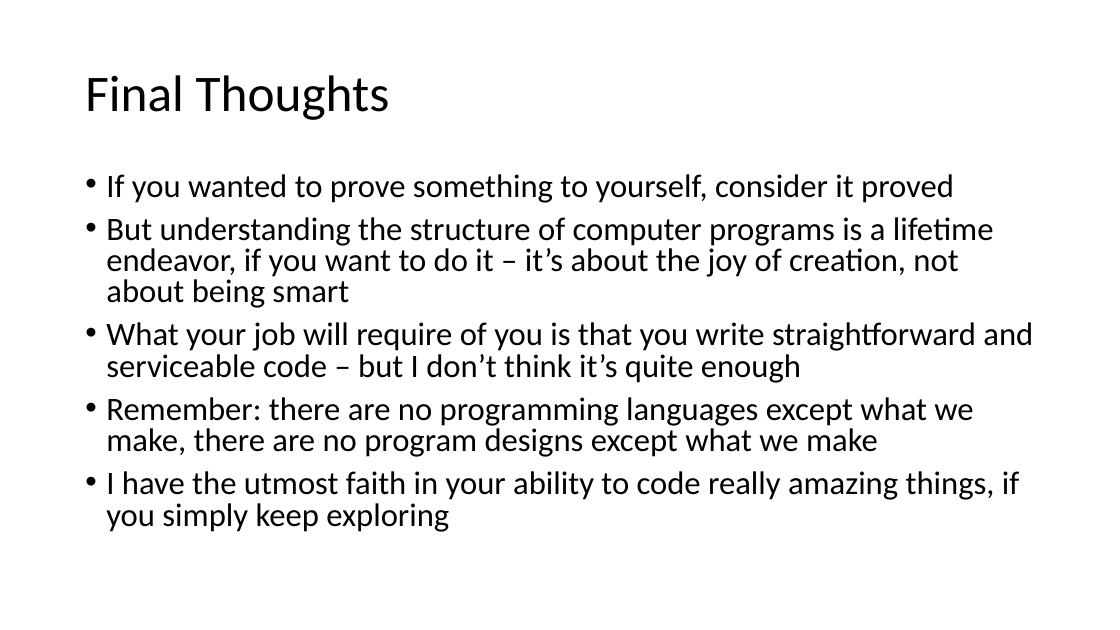
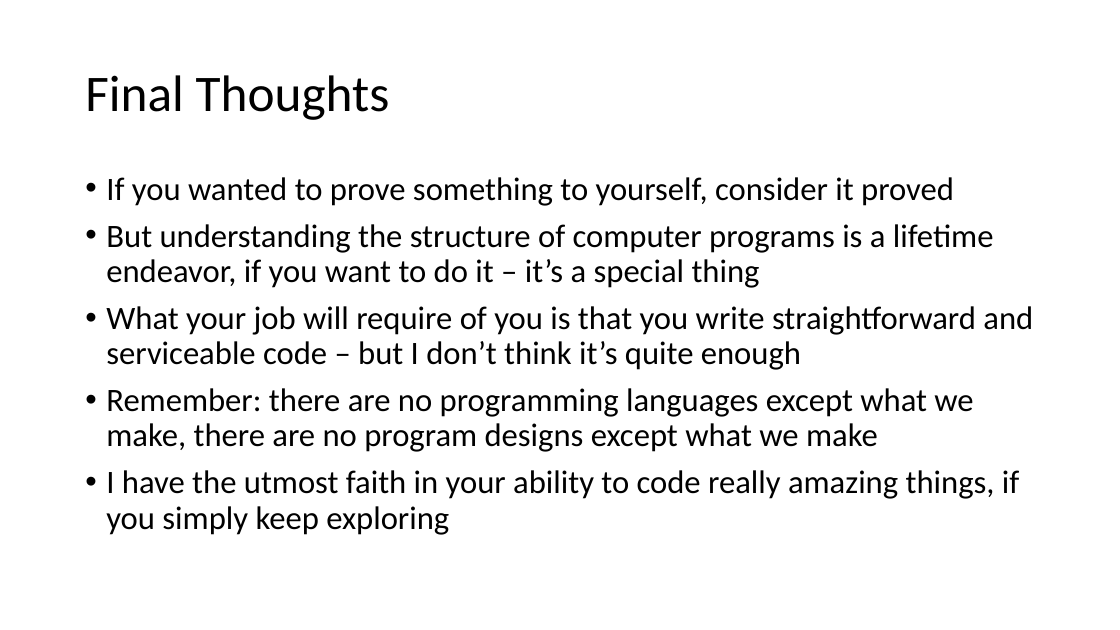
Before and after one commit to RHIT-CSSE/csse304, a slide deck: slide 5 of ClassMaterials/ExamPreview/Final Thoughts.pptm. Drawn at 1120x630 pixels with LibreOffice and Linux fonts; fonts in the diff are those of the drawing. Boxes give left, top, right and bottom in pixels: in the first picture for what was removed or moved away, otherwise in the second. Text is boxed around its words. In the diff, an @@ line names an element or a change of style, - is before the commit and + after.

Commit message:
final thoughts

```diff
--- a/ClassMaterials/ExamPreview/Final Thoughts.pptm
+++ b/ClassMaterials/ExamPreview/Final Thoughts.pptm
@@ text at <box>106,177,1033,535</box>: line spacing 0.8 to 0.9 @@
@@ text at <box>106,224,994,288</box>: text changed @@
-• But understanding the structure of computer programs is a lifetime endeavor, if you want to do it – it’s about the joy of creation, not about being smart
+• But understanding the structure of computer programs is a lifetime endeavor, if you want to do it – it’s a special thing
```
Also in this commit, not shown: 2 other slides changed, 1 other file.
